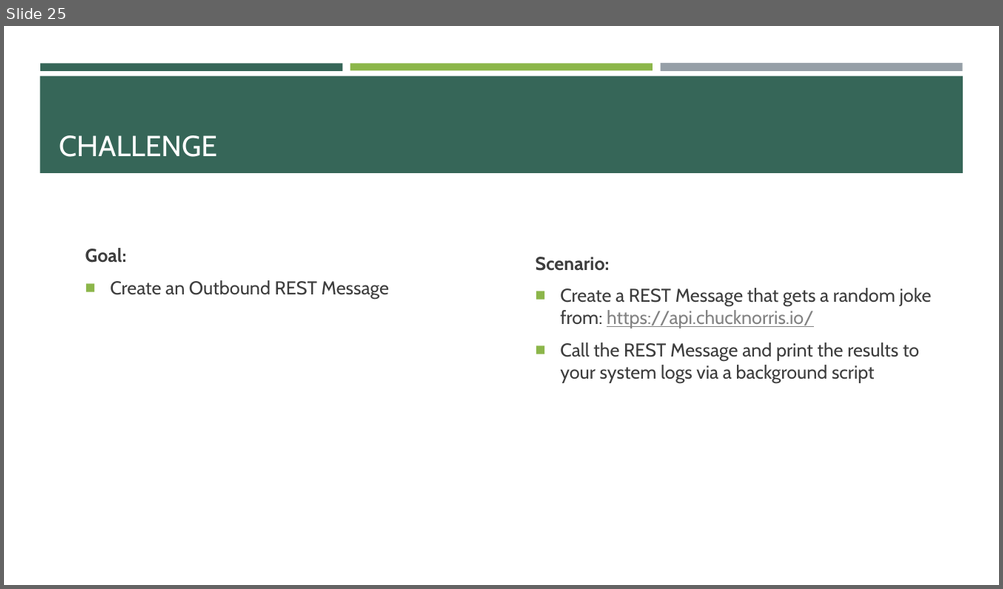
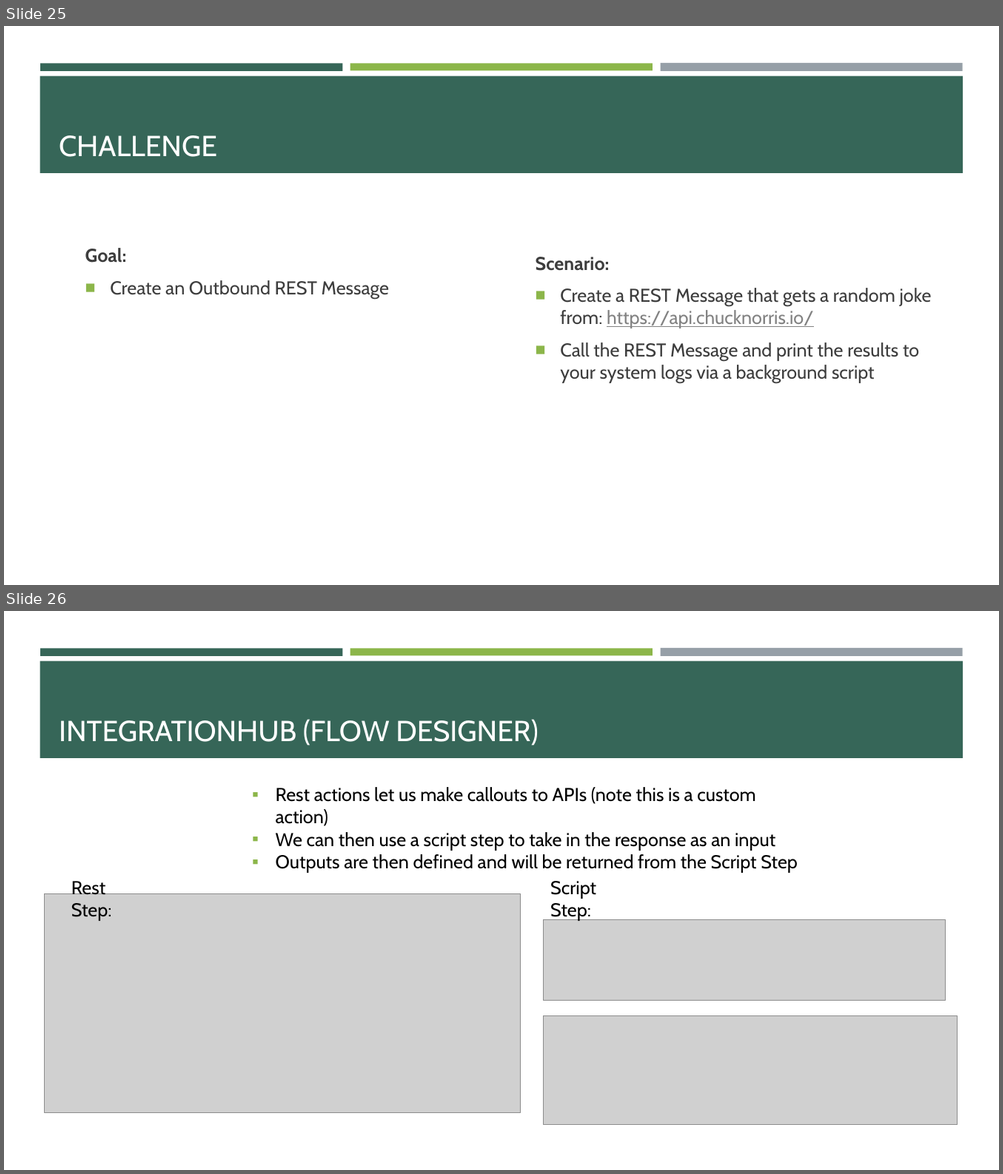
Before and after one commit to e-m-wilson/SNOW, a slide deck: Week_7/Integrations.pptx. Shown one above the other, each under a label of ours: slide 25 before the commit, slides 25 and 26 after it. The pictures are 1003x589 and 1003x1174 pixels, drawn with LibreOffice and Linux fonts; fonts in the diff are those of the drawing; grey boxes stand for pictures. Boxes give left, top, right and bottom in pixels: in the first picture for what was removed or moved away, otherwise in the second. Text is boxed around its words. In the diff, an @@ line names an element or a change of style, - is before the commit and + after.

Commit message:
update

```diff
--- a/Week_7/Integrations.pptx
+++ b/Week_7/Integrations.pptx
@@ slide 26 added at <box>4,611,999,1170</box>, background #FFFFFF; not listed: 4 template elements that a slide beside it also shows @@
@@ title added at <box>59,719,538,746</box>, 28 pt, text #FFFFFF @@
+INTEGRATIONHUB (FLOW DESIGNER)
@@ text added at <box>276,787,797,873</box>, 18 pt, text #000000 @@
+▪ Rest actions let us make callouts to APIs (note this is a custom action)
+▪ We can then use a script step to take in the response as an input
+▪ Outputs are then defined and will be returned from the Script Step
@@ picture added at <box>44,894,521,1113</box> @@
@@ text added at <box>71,879,112,921</box>, 18 pt, text #000000 @@
+Rest Step:
@@ text added at <box>550,881,596,921</box>, 18 pt, text #000000 @@
+Script Step:
@@ picture added at <box>543,920,945,1000</box> @@
@@ picture added at <box>543,1016,958,1125</box> @@
```
Also in this commit, not shown: 1 other slide added.
